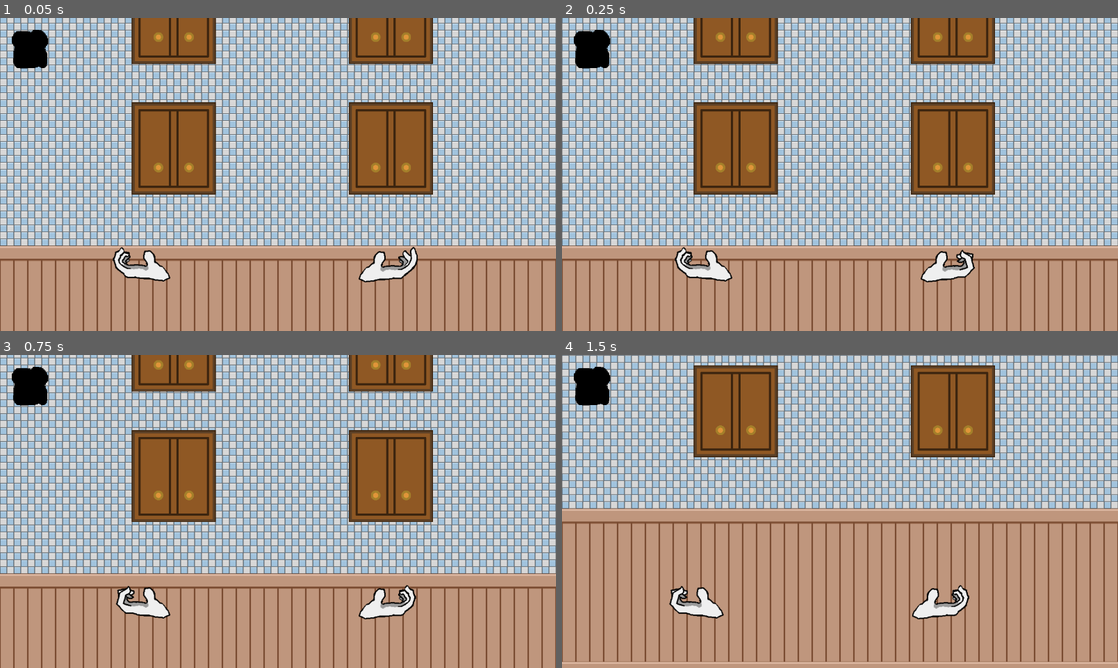
Above: before the commit, frames 1-4 (two rows, left to right).
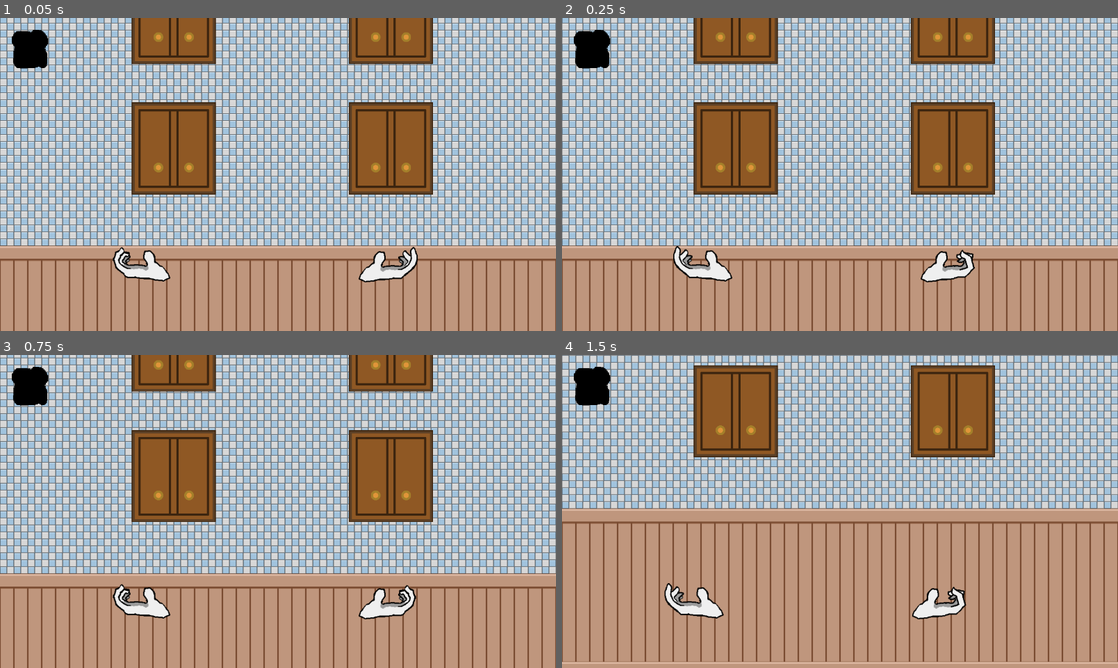
Above: after the commit, the same moments.

Repository: ConnorWhalen/gmtk2018
Game: Godot game, scene res://stage.tscn
Same seed, same stepped clock (60 frames per second), same inputs: the game is played once before the commit and once after it. The engine's default icon, where the game draws it, is replaced by a stand-in: a white triangle on a blue panel in a dark square. Sound files missing from this copy of the repository are replaced by a short silence.
Inputs:
- Up to frame 1 (0.05 s): no input
- Up to frame 2 (0.25 s): no input
- Up to frame 3 (0.75 s): hold S (right_select) from 0.53 s (still down); hold Down (scroll_down) from 0.53 s (still down)
- Up to frame 4 (1.5 s): release S (right_select) at 1.28 s; release Down (scroll_down) at 1.28 s; hold A (left_select) from 1.28 s (still down); tap Left (scroll_left) at 1.35 s

Frame 1 is identical in both runs. In frame 2, 0.1% of the frame differs, in the area x 20-24%, y 72-84%; in frame 3, 0.2%; in frame 4, 0.4%, in the area x 18-74%, y 72-84%.

Commit message:
throw animation for hands

Diff:
--- a/handAnims.tres
+++ b/handAnims.tres
@@ -1,8 +1,11 @@
-[gd_resource type="SpriteFrames" load_steps=4 format=2]
+[gd_resource type="SpriteFrames" load_steps=7 format=2]
 
 [ext_resource path="res://resources/handLeft.png" type="Texture" id=1]
 [ext_resource path="res://resources/hand_FrameIdle2.png" type="Texture" id=2]
 [ext_resource path="res://resources/hand_FrameIdle3.png" type="Texture" id=3]
+[ext_resource path="res://resources/hand_FrameThrow1.png" type="Texture" id=4]
+[ext_resource path="res://resources/hand_FrameThrow2.png" type="Texture" id=5]
+[ext_resource path="res://resources/hand_FrameThrow3.png" type="Texture" id=6]
 
 [resource]
 
@@ -10,6 +13,11 @@
 "frames": [ ExtResource( 1 ), ExtResource( 2 ), ExtResource( 3 ), ExtResource( 3 ), ExtResource( 2 ), ExtResource( 2 ) ],
 "loop": true,
 "name": "Idle",
-"speed": 15.0
+"speed": 10.0
+}, {
+"frames": [ ExtResource( 4 ), ExtResource( 5 ), ExtResource( 6 ), ExtResource( 6 ), ExtResource( 6 ), ExtResource( 5 ), ExtResource( 5 ), ExtResource( 4 ) ],
+"loop": true,
+"name": "Throw",
+"speed": 12.0
 } ]
 _sections_unfolded = [ "Resource" ]
--- a/leftHandAnimatedSprite.tscn
+++ b/leftHandAnimatedSprite.tscn
@@ -4,16 +4,7 @@
 
 [node name="leftHandAnimatedSprite" type="Node2D" index="0"]
 
-[node name="AnimationPlayer" type="AnimationPlayer" parent="." index="0"]
-
-root_node = NodePath("..")
-autoplay = ""
-playback_process_mode = 1
-playback_default_blend_time = 0.0
-playback_speed = 1.0
-blend_times = [  ]
-
-[node name="AnimatedSprite" type="AnimatedSprite" parent="." index="1"]
+[node name="AnimatedSprite" type="AnimatedSprite" parent="." index="0"]
 
 frames = ExtResource( 1 )
 animation = "Idle"
--- a/rightHandAnimatedSprite.tscn
+++ b/rightHandAnimatedSprite.tscn
@@ -2,21 +2,12 @@
 
 [ext_resource path="res://handAnims.tres" type="SpriteFrames" id=1]
 
-[node name="leftHandAnimatedSprite" type="Node2D" index="0"]
+[node name="rightHandAnimatedSprite" type="Node2D" index="0"]
 
 scale = Vector2( -1, 1 )
 _sections_unfolded = [ "Transform" ]
 
-[node name="AnimationPlayer" type="AnimationPlayer" parent="." index="0"]
-
-root_node = NodePath("..")
-autoplay = ""
-playback_process_mode = 1
-playback_default_blend_time = 0.0
-playback_speed = 1.0
-blend_times = [  ]
-
-[node name="AnimatedSprite" type="AnimatedSprite" parent="." index="1"]
+[node name="AnimatedSprite" type="AnimatedSprite" parent="." index="0"]
 
 frames = ExtResource( 1 )
 animation = "Idle"
Binary file added: resources/hand_FrameThrow1.png
Binary file added: resources/hand_FrameThrow2.png
Binary file added: resources/hand_FrameThrow3.png
